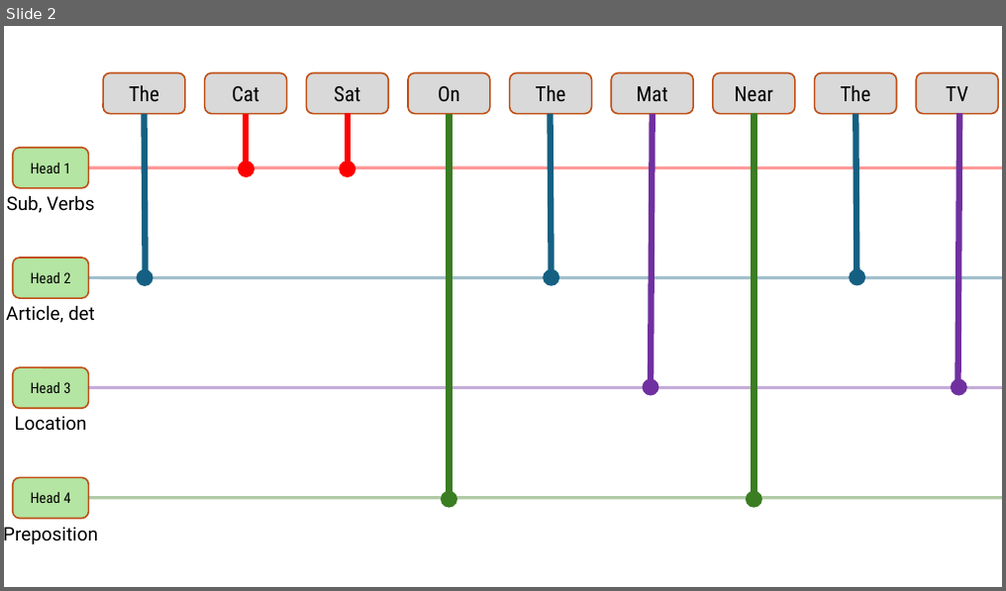
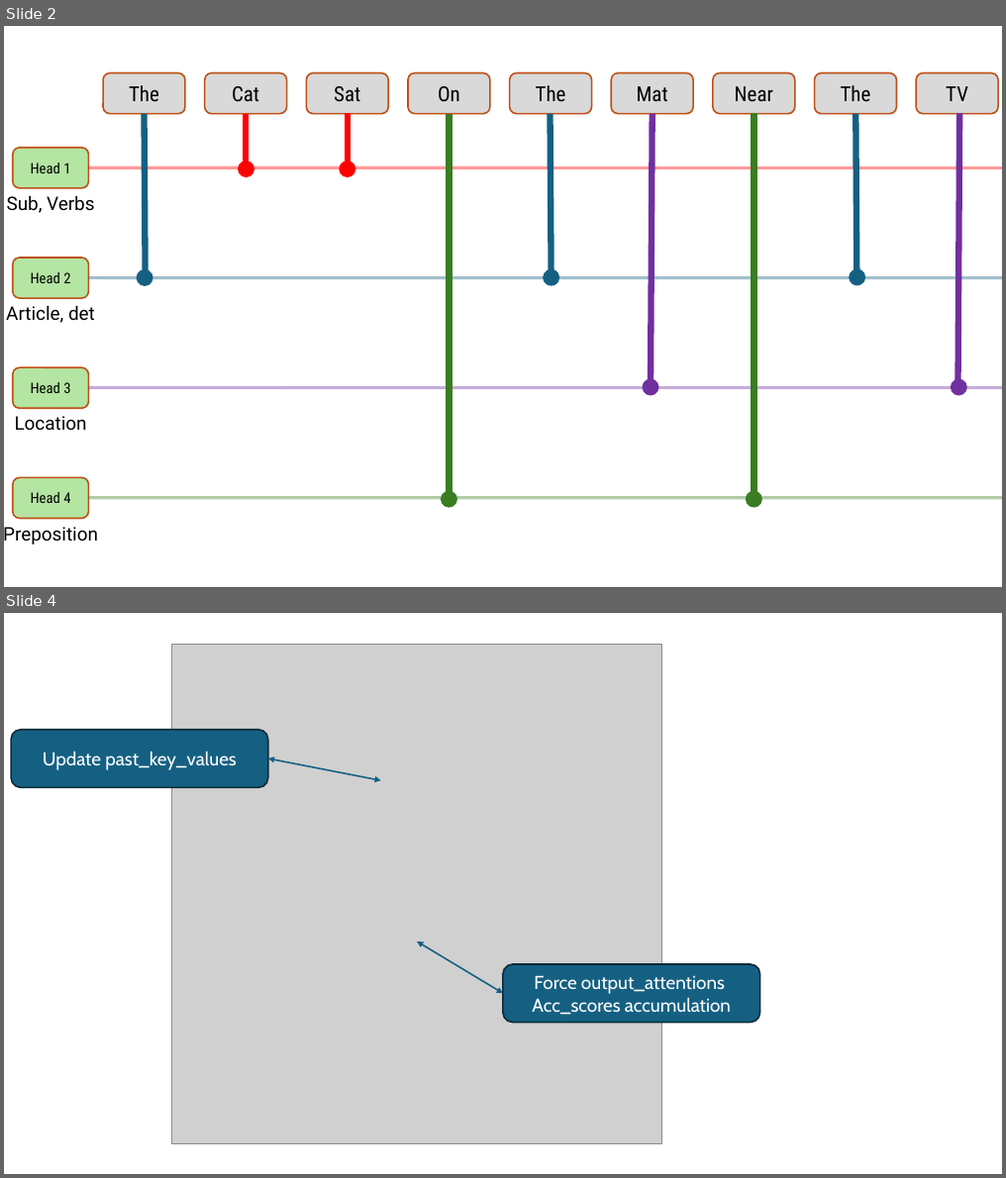
Before and after one commit to jeo33/CONVERSATIONAL_AI_project, a slide deck: resource/Presentation1.pptx. Shown one above the other, each under a label of ours: slide 2 before the commit, slides 2 and 4 after it; the slides between them are not shown. The pictures are 1006x591 and 1006x1178 pixels, drawn with LibreOffice and Linux fonts; fonts in the diff are those of the drawing; grey boxes stand for pictures. Boxes give left, top, right and bottom in pixels: in the first picture for what was removed or moved away, otherwise in the second. Text is boxed around its words. In the diff, an @@ line names an element or a change of style, - is before the commit and + after.

```diff
--- a/resource/Presentation1.pptx
+++ b/resource/Presentation1.pptx
@@ slide 4 added at (x1=4, y1=613, x2=1002, y2=1174), background #FFFFFF @@
@@ picture added at (x1=171, y1=644, x2=662, y2=1144) @@
@@ rounded rectangle added at (x1=11, y1=730, x2=267, y2=788), fill #156082, outline #092A39 1.5 pt, 18 pt, text #FFFFFF @@
+Update past_key_values
@@ double arrow added from (268, 759) to (381, 780), #156082 1.5 pt @@
@@ double arrow added from (503, 993) to (417, 942), #156082 1.5 pt @@
@@ rounded rectangle added at (x1=503, y1=964, x2=760, y2=1023), fill #156082, outline #092A39 1.5 pt, 18 pt, text #FFFFFF @@
+Force output_attentions
+Acc_scores accumulation
```
Also in this commit, not shown: 1 other slide added, 14 other files.
